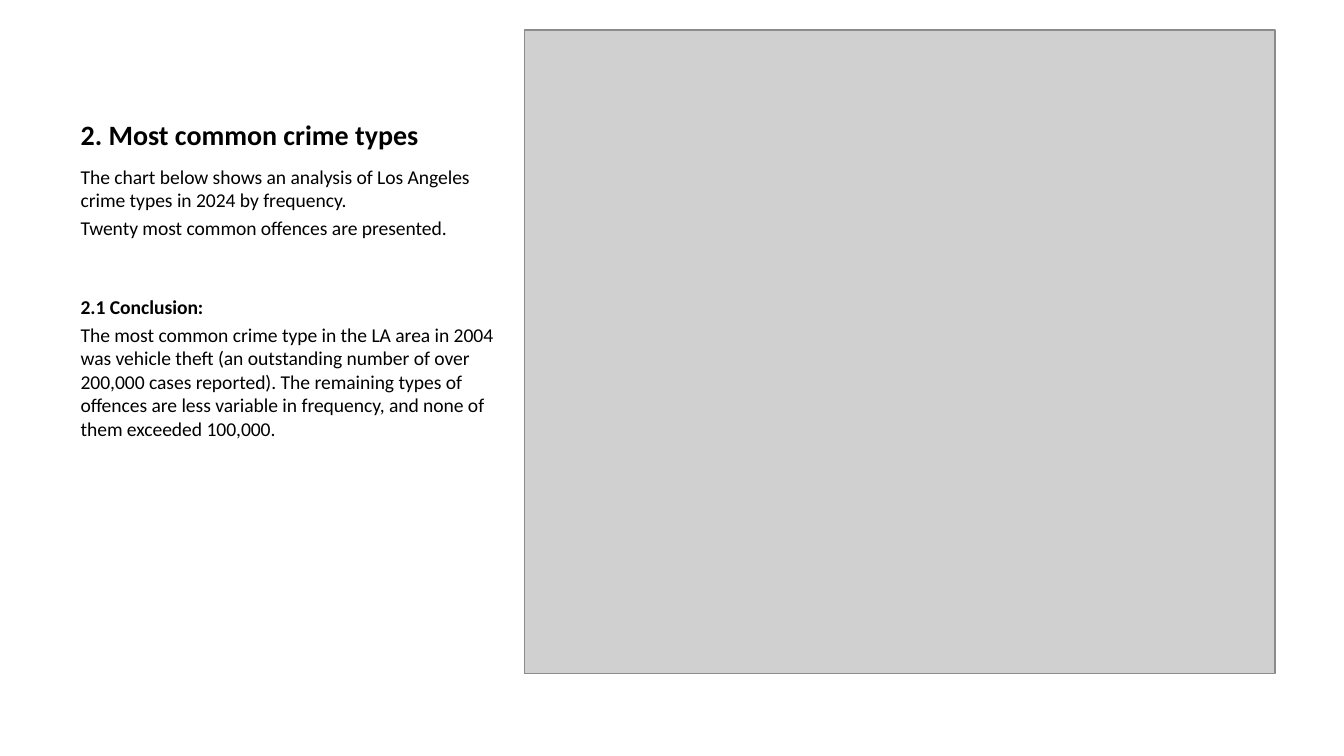
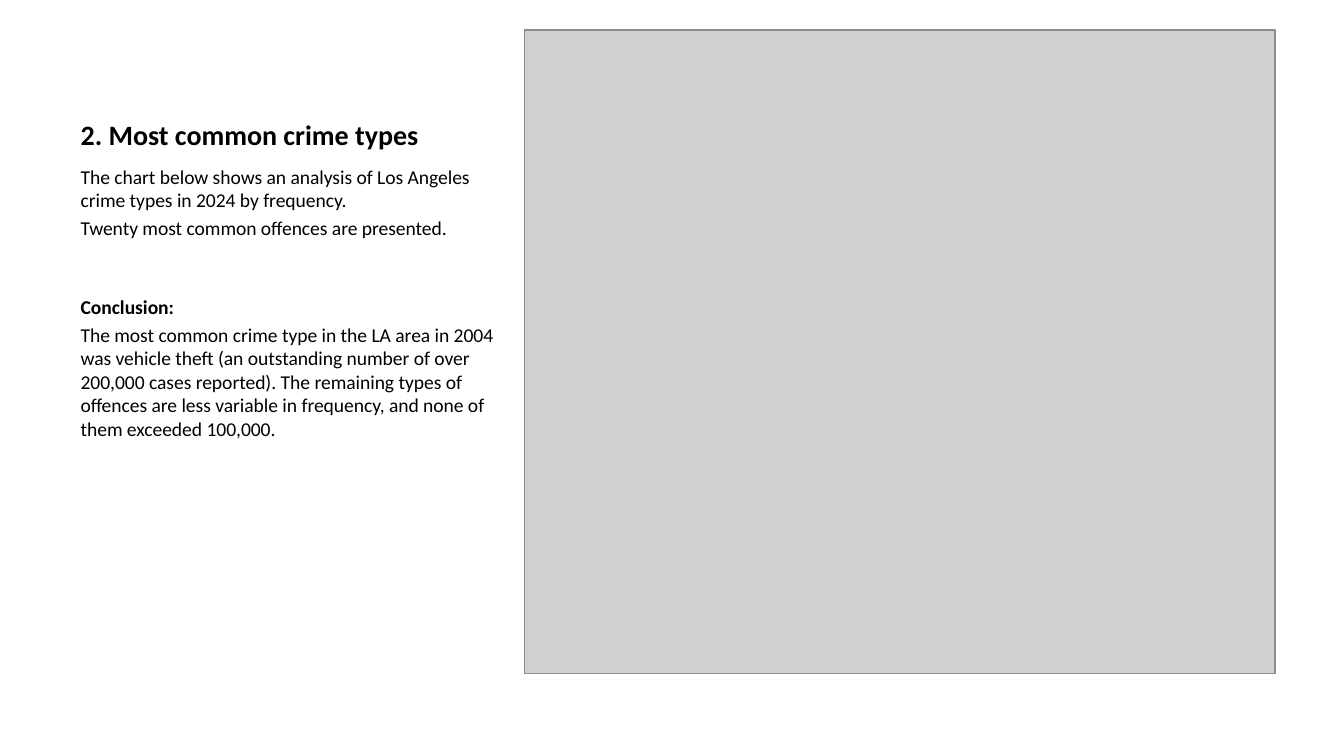
Before and after one commit to glizzynski/Project_Quarto_R, a slide deck: slide 4 of Project_Quarto_R.pptx. Drawn at 1344x756 pixels with LibreOffice and Linux fonts; fonts in the diff are those of the drawing; grey boxes stand for pictures. Boxes give left, top, right and bottom in pixels: in the first picture for what was removed or moved away, otherwise in the second. Text is boxed around its words. In the diff, an @@ line names an element or a change of style, - is before the commit and + after.

```diff
--- a/Project_Quarto_R.pptx
+++ b/Project_Quarto_R.pptx
@@ text at [81, 300, 174, 314]: text changed @@
-2.1 Conclusion:
+Conclusion:
```
Also in this commit, not shown: 3 other slides changed, 11 other files.
